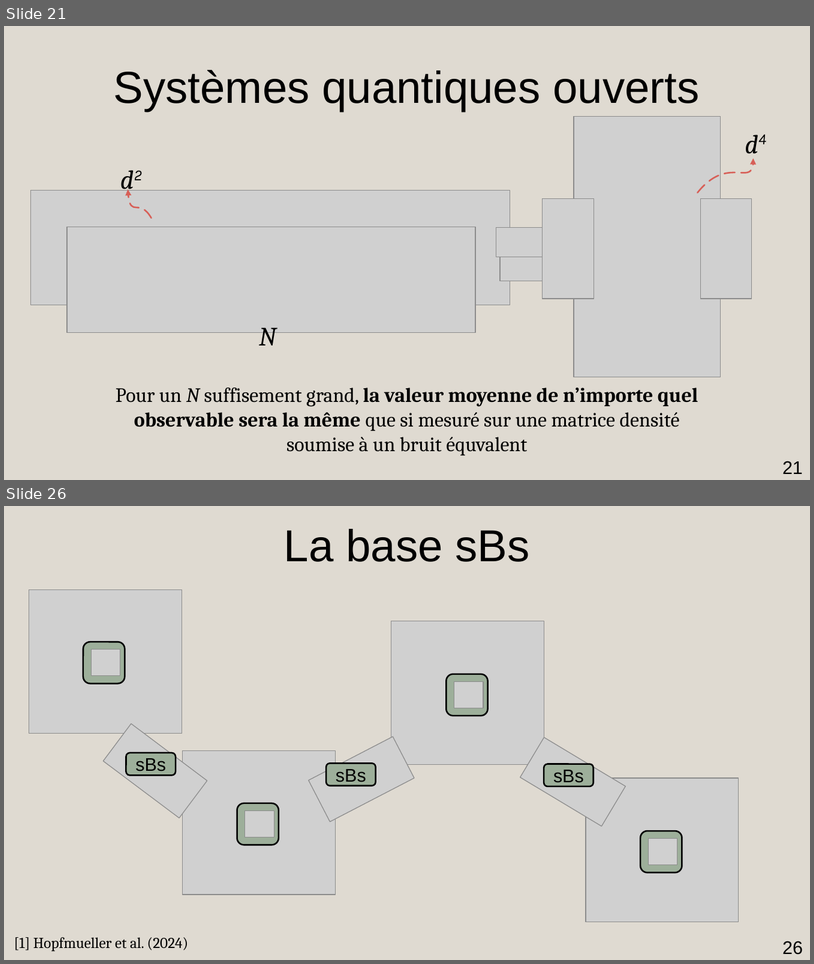
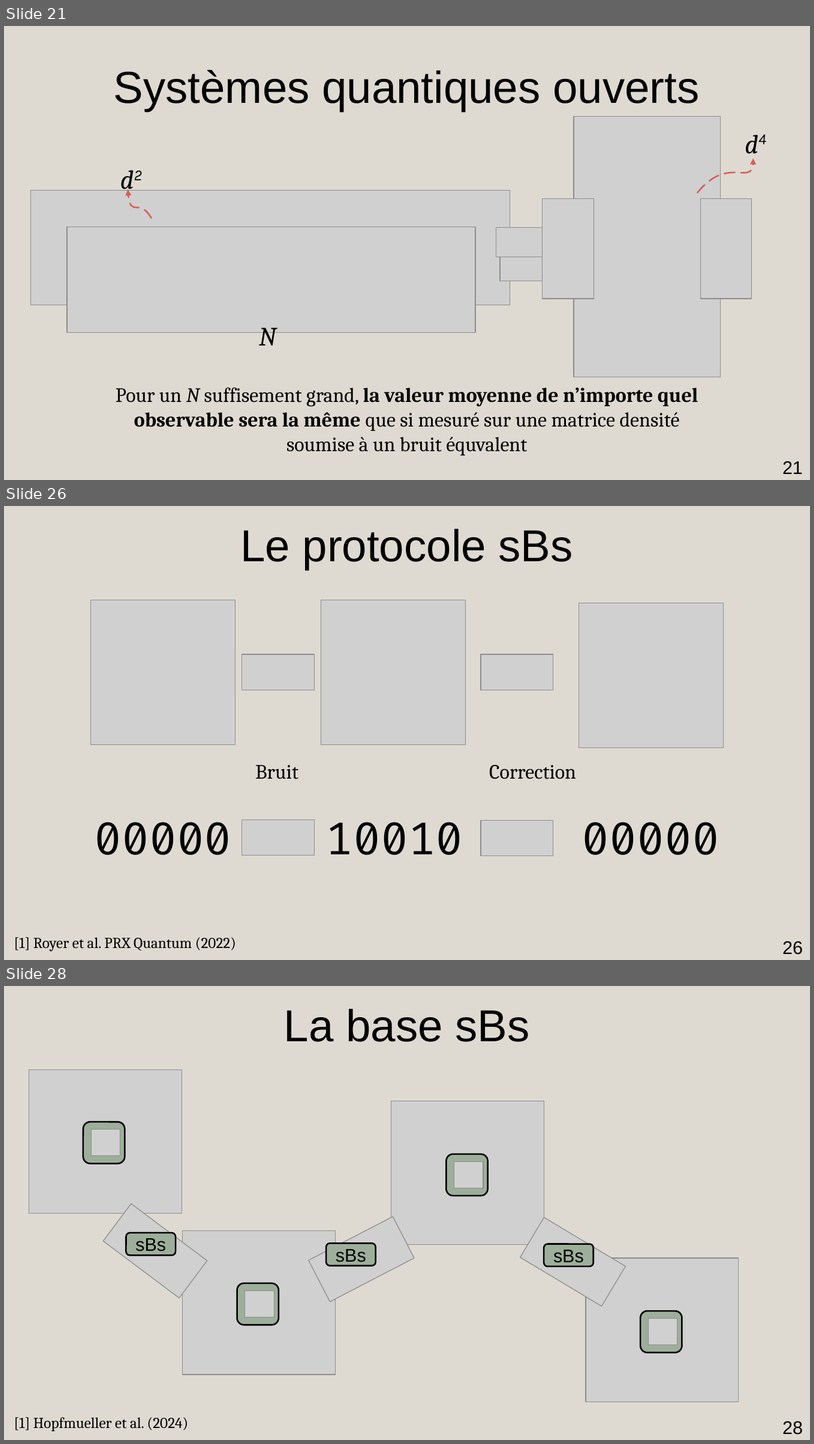
Before and after one commit to AmdaU/presentations, a slide deck: Seminaire/Seminaire.odp. Shown one above the other, each under a label of ours: slides 21 and 26 before the commit, slides 21, 26 and 28 after it; the slides between them are not shown. The pictures are 814x964 and 814x1444 pixels, drawn with LibreOffice and Linux fonts; fonts in the diff are those of the drawing; grey boxes stand for pictures. Boxes give left, top, right and bottom in pixels: in the first picture for what was removed or moved away, otherwise in the second. Text is boxed around its words. In the diff, an @@ line names an element or a change of style, - is before the commit and + after.

```diff
--- a/Seminaire/Seminaire.odp
+++ b/Seminaire/Seminaire.odp
@@ slide 26 added at [4, 506, 810, 960], background #DFDAD1 @@
@@ title added at [240, 529, 573, 570], 44 pt, text #000000 @@
+Le protocole sBs
@@ title added at [255, 765, 299, 779], 20 pt, text #000000 @@
+Bruit
@@ title added at [489, 765, 576, 779], 20 pt, text #000000 @@
+Correction
@@ group added at [91, 600, 724, 856]: 7 pictures, 3 texts @@
+00000
+10010
+00000
@@ text added at [14, 937, 236, 951], 14.9 pt, text #000000 @@
+[1] Royer et al. PRX Quantum (2022)
@@ page number added at [783, 940, 803, 954], 18 pt, text #000000 @@
+26
@@ what was slide 26 is now slide 28 @@
@@ page number at [783, 1420, 803, 1434]: text changed @@
-26
+28
```
Also in this commit, not shown: 1 slide changed, 2 other slides added, 8 other files.
